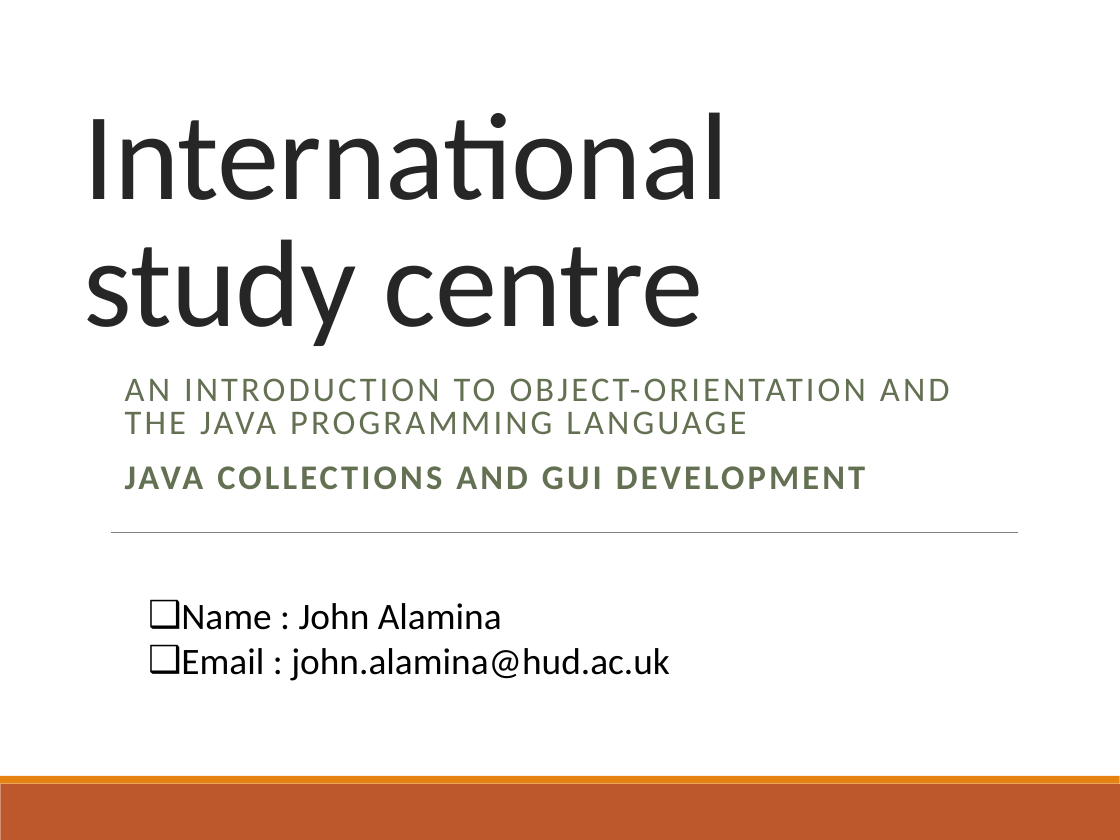
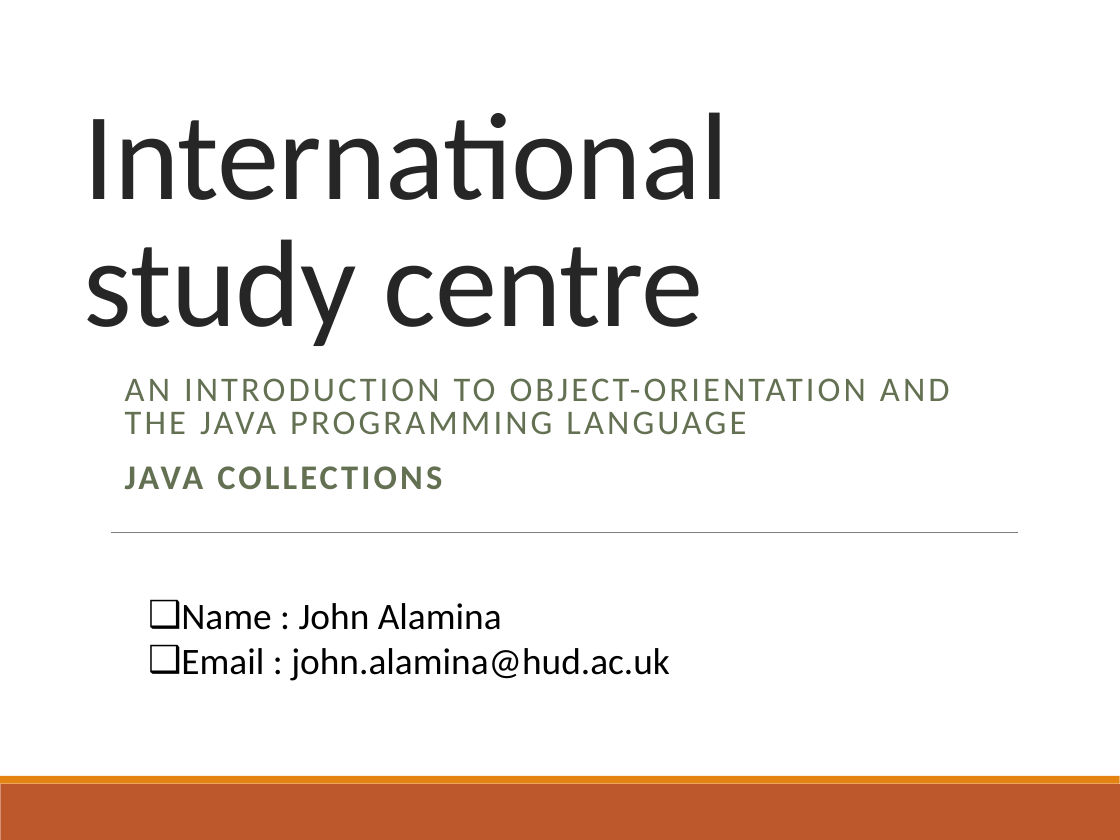
Before and after one commit to deeperj/dillinger, a slide deck: slide 1 of thesis/ukapp2/wqu_isc/sofware_design/Lesson 5 - Java.pptx. Drawn at 1120x840 pixels with LibreOffice and Linux fonts; fonts in the diff are those of the drawing. Boxes give left, top, right and bottom in pixels: in the first picture for what was removed or moved away, otherwise in the second. Text is boxed around its words. In the diff, an @@ line names an element or a change of style, - is before the commit and + after.

Commit message:
java09

```diff
--- a/thesis/ukapp2/wqu_isc/sofware_design/Lesson 5 - Java.pptx
+++ b/thesis/ukapp2/wqu_isc/sofware_design/Lesson 5 - Java.pptx
@@ subtitle at (x1=125, y1=466, x2=442, y2=489): text changed @@
-JAVA COLLECTIONS AND GUI DEVELOPMENT
+JAVA COLLECTIONS
```
Also in this commit, not shown: 3 other slides changed, 6 slides added, 2 slides removed, 2 other files.
